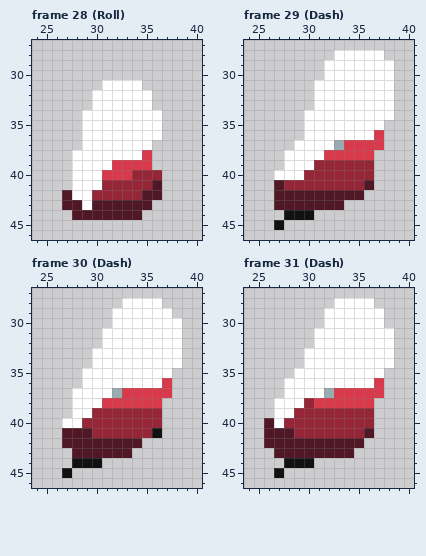
File history of a pixel-art file, 마왕님은 공사중 스프라이트/주인공 스프라이트/Elf Back Side.aseprite. The first picture shows the starting point.
64x64 pixels, 51 frames. Shown: frame 28 (Roll): x 24..40, y 27..46; frame 29 (Dash): x 24..40, y 27..46; frame 30 (Dash): x 24..40, y 27..46; frame 31 (Dash): x 24..40, y 27..46. The commit also changed other frames, which this record leaves out.
The result:
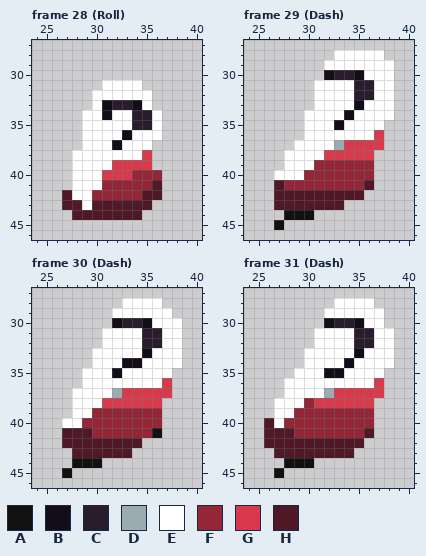
Palette (. is transparent): A #111111  B #120d18  C #291c2d  D #9babb2  E #ffffff  F #942638  G #d83a4c  H #501827
Diff:
{"where": "frame 28 (Roll), layer \"Head\""}
{"frame":28,"y":33,"x":31,"old":"EEEE","new":"BCCB"}
{"frame":28,"y":34,"x":31,"old":"E","new":"B"}
{"frame":28,"y":34,"x":34,"old":"EE","new":"CC"}
{"frame":28,"y":35,"x":34,"old":"EE","new":"CC"}
{"frame":28,"y":36,"x":33,"old":"E","new":"B"}
{"frame":28,"y":37,"x":32,"old":"E","new":"B"}
{"where": "frame 29 (Dash), layer \"Head\""}
{"frame":29,"y":30,"x":32,"old":"EEEE","new":"BCCB"}
{"frame":29,"y":31,"x":35,"old":"EE","new":"CC"}
{"frame":29,"y":32,"x":35,"old":"EE","new":"CC"}
{"frame":29,"y":33,"x":35,"old":"E","new":"B"}
{"frame":29,"y":34,"x":34,"old":"E","new":"B"}
{"frame":29,"y":35,"x":33,"old":"E","new":"B"}
{"where": "frame 30 (Dash), layer \"Head\""}
{"frame":30,"y":30,"x":32,"old":"EEEE","new":"BCCB"}
{"frame":30,"y":31,"x":35,"old":"EE","new":"CC"}
{"frame":30,"y":32,"x":35,"old":"EE","new":"CC"}
{"frame":30,"y":33,"x":35,"old":"E","new":"B"}
{"frame":30,"y":34,"x":33,"old":"EE","new":"BB"}
{"frame":30,"y":35,"x":32,"old":"E","new":"B"}
{"where": "frame 31 (Dash), layer \"Head\""}
{"frame":31,"y":30,"x":32,"old":"EEEE","new":"BCCB"}
{"frame":31,"y":31,"x":35,"old":"EE","new":"CC"}
{"frame":31,"y":32,"x":35,"old":"EE","new":"CC"}
{"frame":31,"y":33,"x":35,"old":"E","new":"B"}
{"frame":31,"y":34,"x":34,"old":"E","new":"B"}
{"frame":31,"y":35,"x":32,"old":"EE","new":"BB"}
{"label":"changed","picture_box":[102,100,152,150]}
{"label":"changed","picture_box":[324,70,374,130]}
{"label":"changed","picture_box":[112,318,162,378]}
{"label":"changed","picture_box":[324,318,374,378]}
